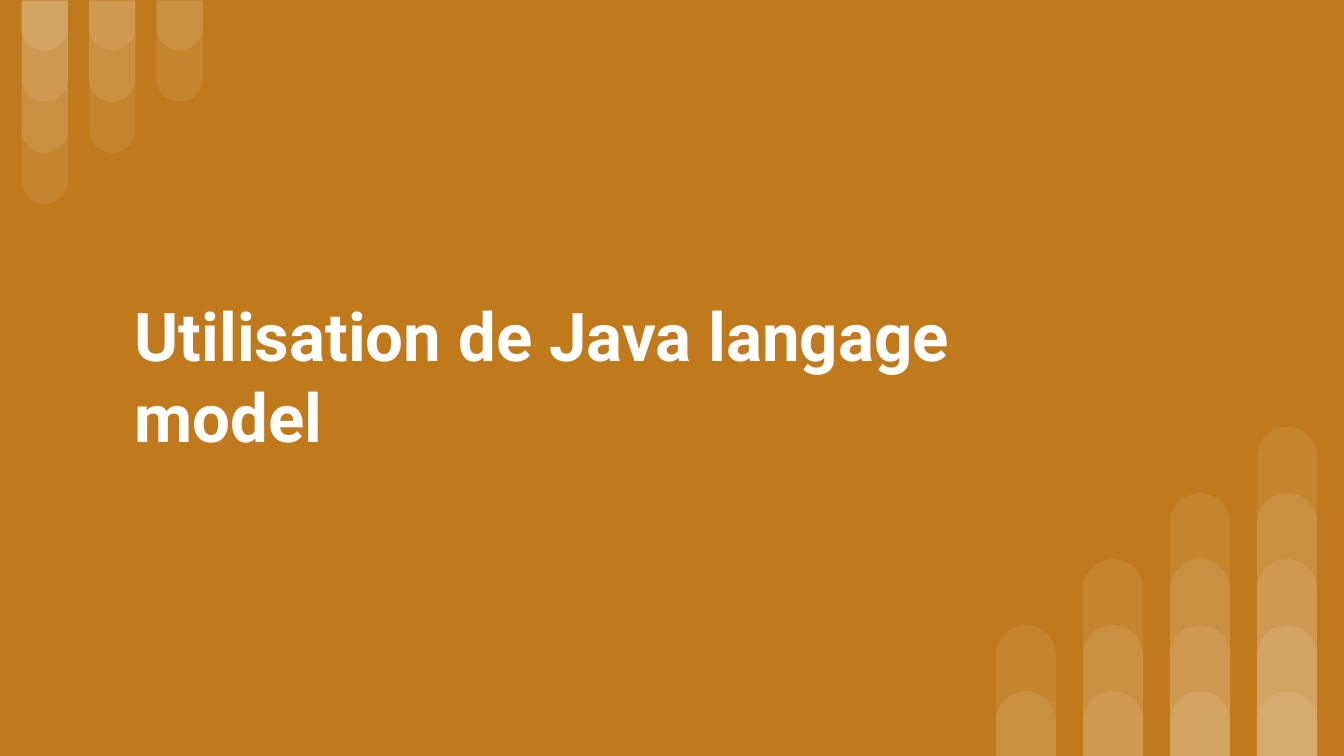
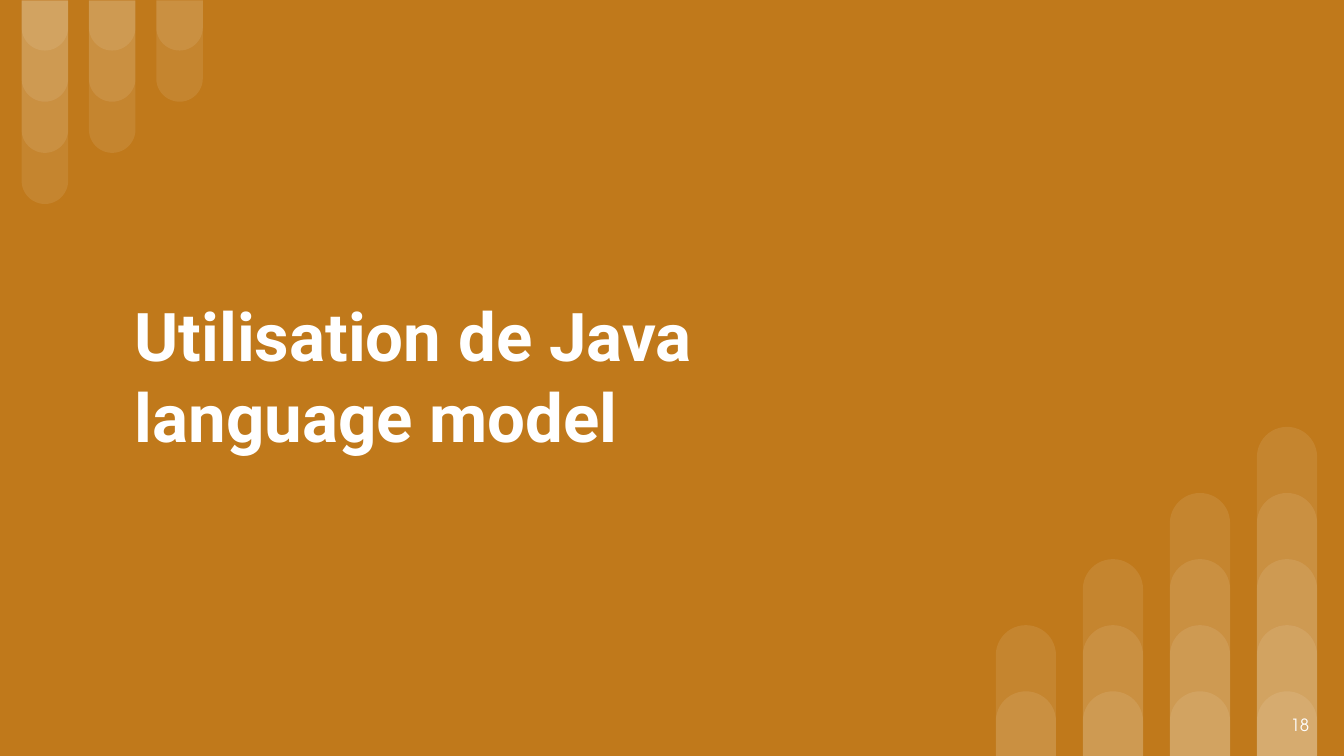
Before and after one commit to GlazKrovi/JavaToPlantUML, a slide deck: slide 18 of deliverable/P21_P22 Diapo soutenance.pptx. Drawn at 1344x756 pixels with LibreOffice and Linux fonts; fonts in the diff are those of the drawing. Boxes give left, top, right and bottom in pixels: in the first picture for what was removed or moved away, otherwise in the second. Text is boxed around its words. In the diff, an @@ line names an element or a change of style, - is before the commit and + after.

```diff
--- a/deliverable/P21_P22 Diapo soutenance.pptx
+++ b/deliverable/P21_P22 Diapo soutenance.pptx
@@ title at box(135, 310, 692, 456): text changed @@
-Utilisation de Java langage model
+Utilisation de Java language model
@@ page number added at box(1291, 718, 1310, 731), 9 pt, text #FFFFFF @@
+18
```
Also in this commit, not shown: 25 other slides changed, 6 slides added.
